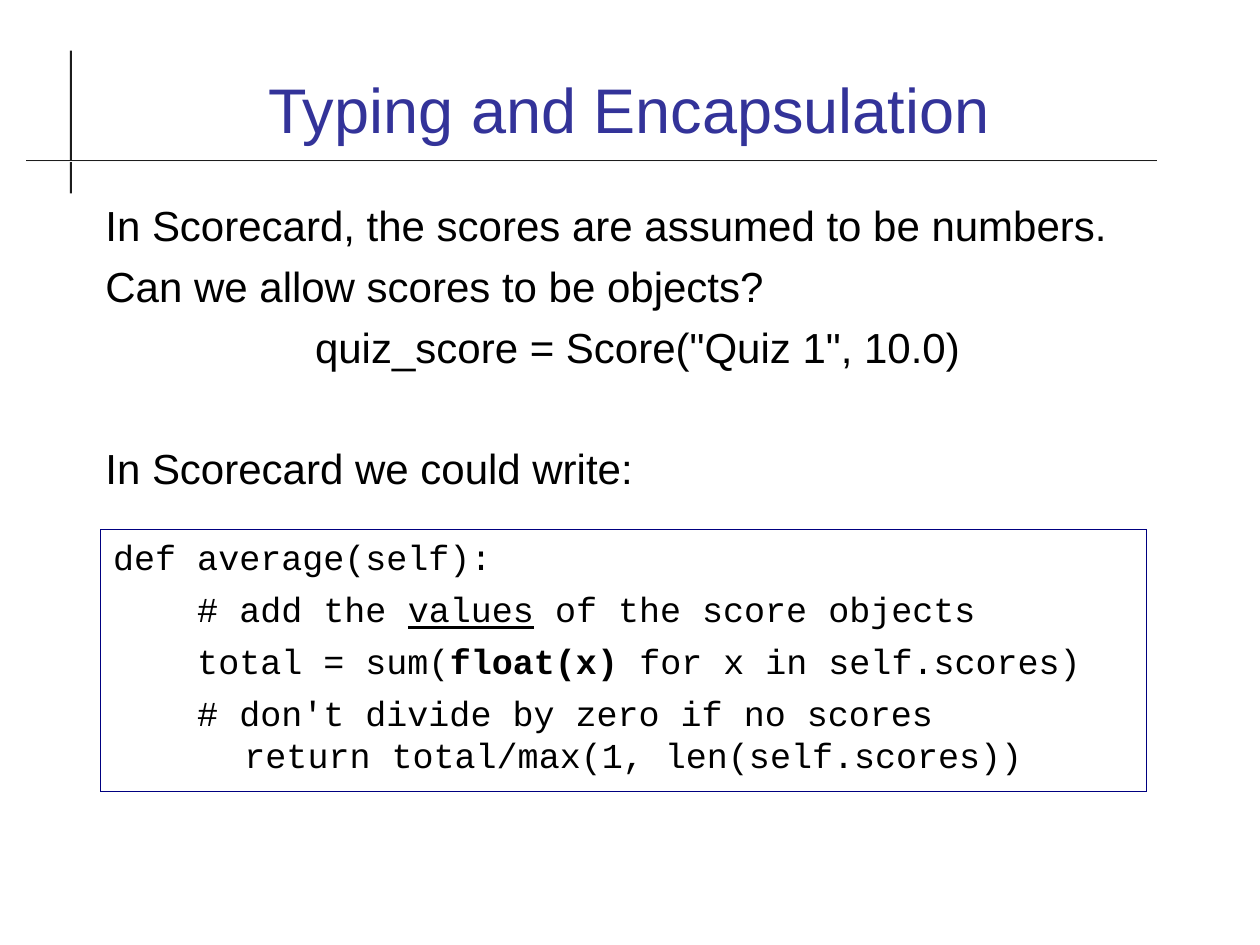
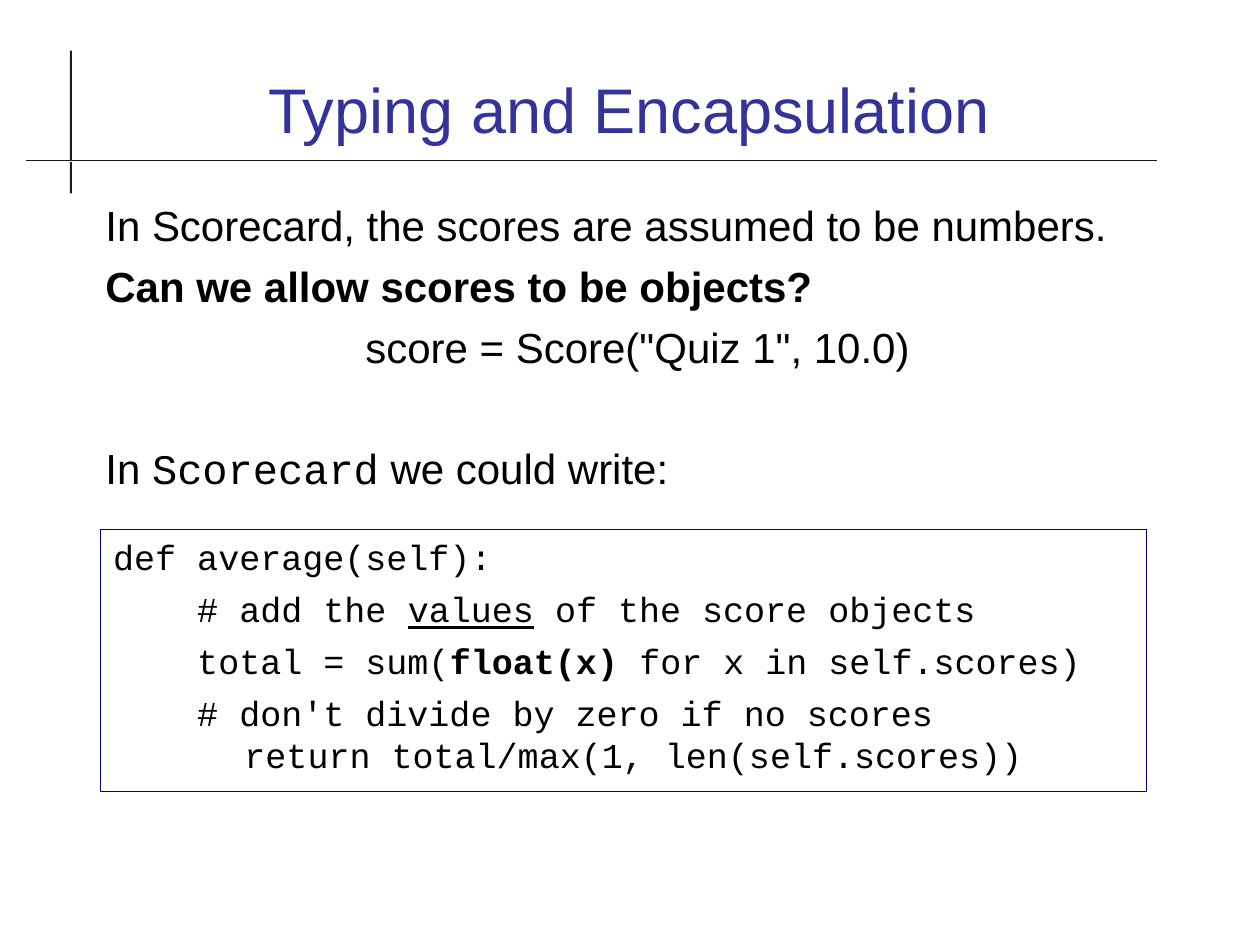
Before and after one commit to cpske/ISP, a slide deck: slide 14 of code-quality/Type-Checking.odp (slide 13 before the commit). Drawn at 1260x945 pixels with LibreOffice and Linux fonts; fonts in the diff are those of the drawing. Boxes give left, top, right and bottom in pixels: in the first picture for what was removed or moved away, otherwise in the second. Text is boxed around its words. In the diff, an @@ line names an element or a change of style, - is before the commit and + after.

Commit message:
more slides on typing

```diff
--- a/code-quality/Type-Checking.odp
+++ b/code-quality/Type-Checking.odp
@@ text at box(105, 271, 812, 485): bold on in "Can we allow scores to be objects?"; font Arial to Courier New in "Scorecard" @@
@@ text at box(365, 332, 910, 371): text changed @@
-quiz_score = Score("Quiz 1", 10.0)
+score = Score("Quiz 1", 10.0)
```
Also in this commit, not shown: 5 other slides changed, 5 slides added, 1 other file.
